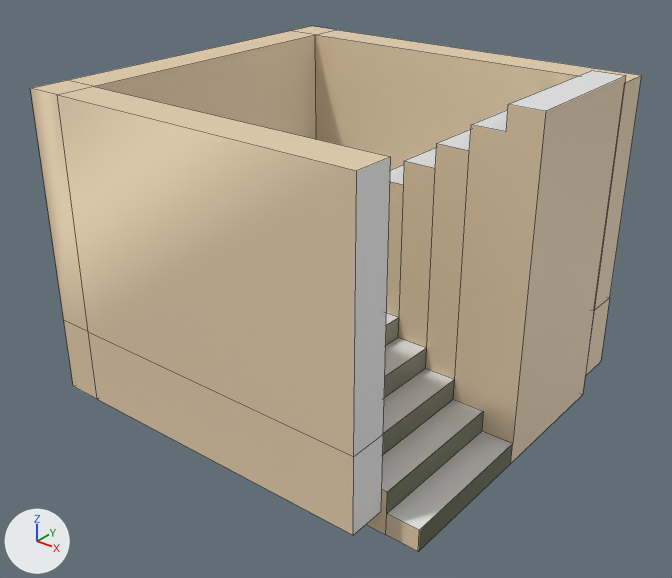
Renders of the FBX model Assets/Hallway/Structures/Stairs.fbx from each side of a commit.
One viewpoint serves both versions: a 50 mm lens placed at (2.54, 12.43, 4.02), pointed at (-1.53, 17.51, 0.87). The lights are fixed; the arrows at lower left show +X, +Y and +Z. Mesh edges are drawn as thin lines. Where no turn or scale is listed for an object, it has been applied to the vertices. Vertices at the same position are counted once.

Objects in the first picture: 'Stairs'.
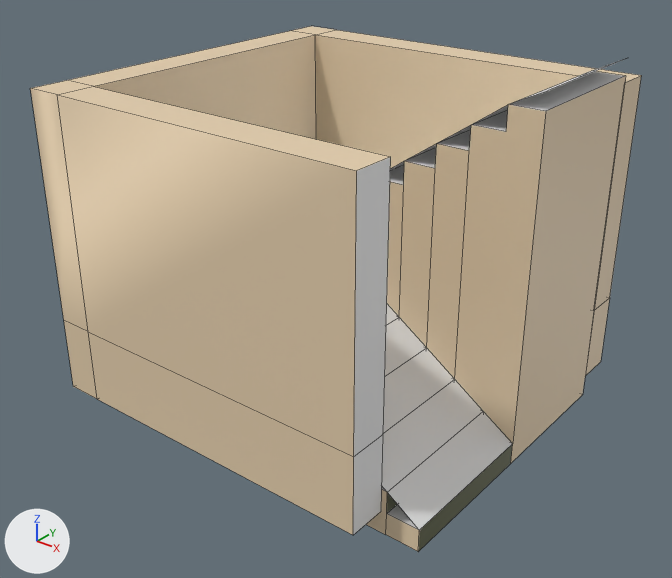
Changed parts and their boxes [x1, y1, x2, y2] in the pictures (672 x 578 px):
part 1 of me_cube_031, added
    after: [382, 59, 624, 530]

The change in detail:
Material 'Transparent' (mat_transparent) is new.
Its base color is (0.8, 0.8, 0.8) (white #e7e7e7).
Its roughness is 0.4.
me_cube_031 is used by ob_stairs; location (0.0, 16.459, 0.0).
me_cube_031 had 120 vertices, 89 faces and spanned x -3.18..0.0, y -0.3..2.74, z -0.18..2.49.
me_cube_031 now has 122 vertices, 92 faces and spans x -3.18..0.0, y -0.3..2.74, z -0.18..2.62.
Part 1, on me_cube_031:
2 vertices are added at (0.0, 2.44, 2.62), (0.0, 1.22, 2.62).
3 new faces join them, mat_transparent (white #e7e7e7).
me_cube_031 now uses material mat_transparent (white #e7e7e7).
